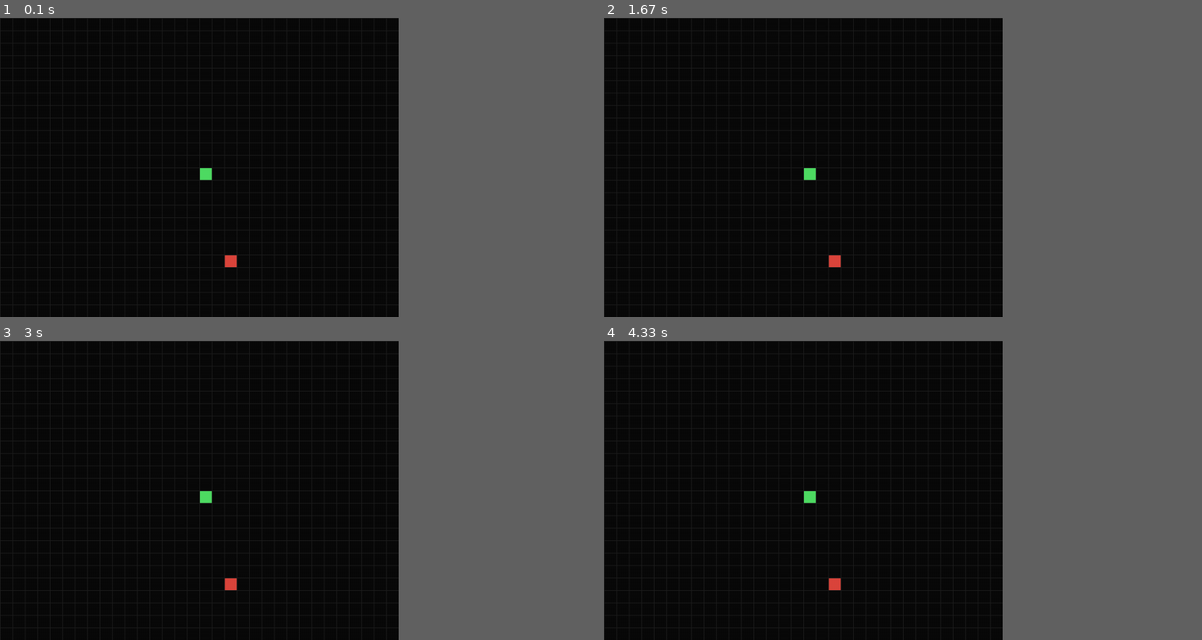
Above: before the commit, frames 1-4 (two rows, left to right).
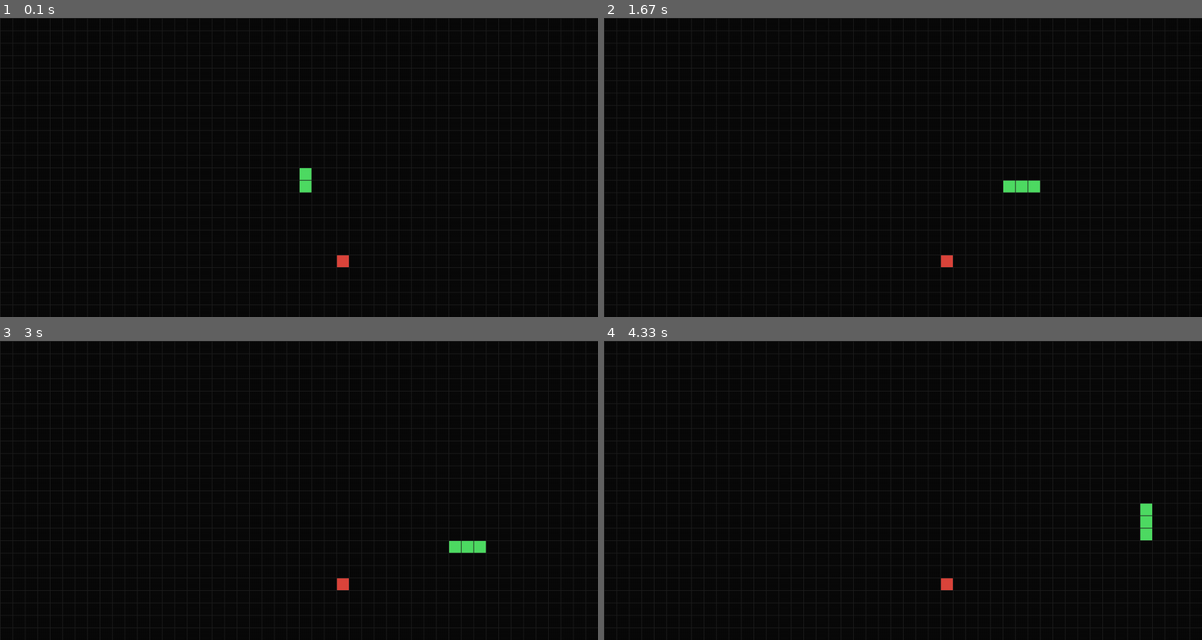
Above: after the commit, the same moments.

Repository: M4th3wss/snake-pygame
Game: pygame game, started from main.py
The game is run twice, just before and just after one commit, with the same random seed, the same clock (stepped at 60 frames per second) and the same inputs.
Inputs:
- Up to frame 1 (0.1 s): no input
- Up to frame 2 (1.67 s): hold Right 0.33-0.8 s; hold Up 0.83-1.13 s; hold Right 1.17-1.63 s
- Up to frame 3 (3 s): hold Down 2.23-2.53 s; hold Left 2.57-2.97 s
- Up to frame 4 (4.33 s): hold Up 3-3.37 s; hold Right 3.4-4.03 s; hold Down from 4.07 s (still down)
In our replay, the window is 600x450 before the commit and 900x450 after it. These sizes can differ from the game's own. Grey fills any space a smaller window leaves; there, only what the larger window draws over its background counts as a difference.

The runs differ from the first frame. In frame 1, 0.4% of the frame differs, in the area x 33-59%, y 50-84%; in frame 2, 0.5%, in the area x 33-73%, y 50-84%; in frame 3, 0.5%; in frame 4, 0.5%.

Commit message:
Snake movement

Diff:
--- a/main.py
+++ b/main.py
@@ -4,12 +4,13 @@
 
 
 BLOCK = 20
-COLS, ROWS = 32, 24
+COLS, ROWS = 48, 24
 WIDTH, HEIGHT = COLS*BLOCK, ROWS*BLOCK
 
 pygame.init()
 screen = pygame.display.set_mode((WIDTH, HEIGHT))
 clock = pygame.time.Clock()
+is_running = True
 
 BG = (10, 10, 10)
 GRID = (30, 30, 30)
@@ -17,6 +18,15 @@
 # PLAYER
 SNAKE_COLOR = (80, 220, 100)
 FOOD_COLOR = (220, 70, 60)
+
+DIRECTION = (0, 1)
+DIRECTION_MAP = {
+    pygame.K_LEFT: (-1, 0),
+    pygame.K_RIGHT: (1, 0),
+    pygame.K_UP: (0, -1),
+    pygame.K_DOWN: (0, 1),
+}
+move_event = pygame.USEREVENT + 1
 
 
 def draw_cell(pos, color):
@@ -49,12 +59,48 @@
         pygame.draw.line(screen, GRID, (0, y), (WIDTH, y))
 
 
-while True:
+def move_snake():
+    global snake, food
+    # თავის პოზიცია
+    head_x, head_y = snake[0]
+
+    # ახალი თავის პოზიციის გამოთვლა
+    new_head = (head_x + DIRECTION[0], head_y + DIRECTION[1])
+
+    # ვამოწმებ ეხება თუ არა ბორდერს
+
+    if (new_head[0] < 0 or new_head[0] >= COLS or
+            new_head[1] < 0 or new_head[1] >= ROWS):
+        return False
+    if new_head in snake:
+        return False
+
+    snake.insert(0, new_head)
+
+    if new_head == food:
+        food = spawn_food(set(snake))
+    else:
+        snake.pop()
+
+    return True
+
+
+while is_running:
     for e in pygame.event.get():
         if e.type == pygame.QUIT:
             pygame.quit()
             sys.exit()
+        if e.type == pygame.KEYDOWN:
+            if e.key in DIRECTION_MAP:
+                new_direction = DIRECTION_MAP[e.key]
 
+                if (new_direction[0] != -DIRECTION[0] or
+                   new_direction[1] != -DIRECTION[1]):
+                    DIRECTION = new_direction
+
+    if not move_snake():
+        pygame.quit()
+        sys.exit()
     screen.fill(BG)
     for seg in snake:
         draw_cell(seg, SNAKE_COLOR)
